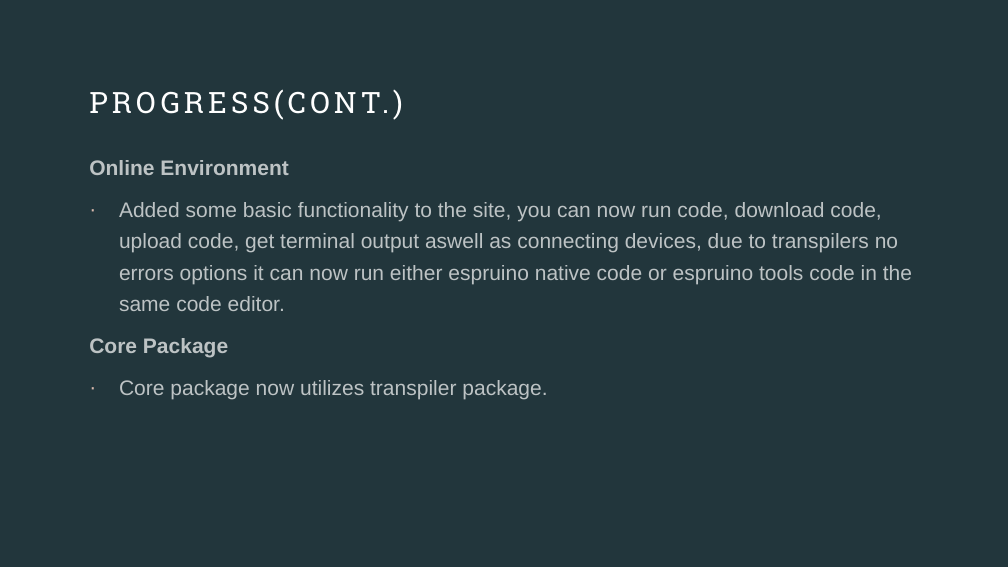
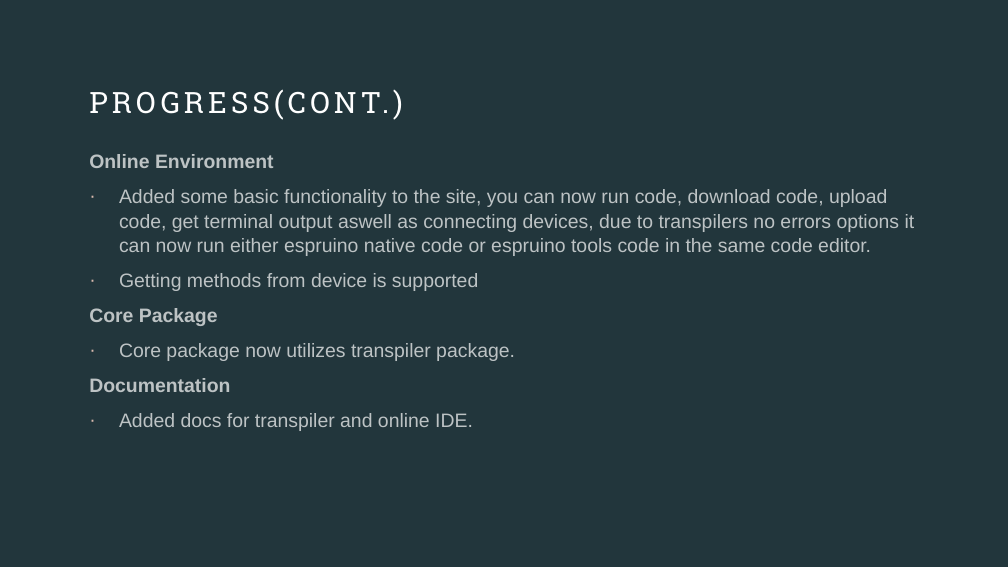
Before and after one commit to callummclu/dissertation, a slide deck: slide 3 of meetings/week 15/week15_presentation.pptx. Drawn at 1008x567 pixels with LibreOffice and Linux fonts; fonts in the diff are those of the drawing. Boxes give left, top, right and bottom in pixels: in the first picture for what was removed or moved away, otherwise in the second. Text is boxed around its words. In the diff, an @@ line names an element or a change of style, - is before the commit and + after.

```diff
--- a/meetings/week 15/week15_presentation.pptx
+++ b/meetings/week 15/week15_presentation.pptx
@@ text at [89, 154, 915, 361]: size 20 to 18.5 pt in "Online Environment", "Added some basic functionality to the site, ...", "Core Package", "Core package now utilizes transpiler package."; line spacing 1.25 to 1.05 @@
@@ text at [119, 273, 478, 291]: paragraph added @@
+· Getting methods from device is supported
@@ text at [89, 378, 473, 431]: paragraphs added @@
+Documentation
+· Added docs for transpiler and online IDE.
```
Also in this commit, not shown: 1 other slide changed, 2 slides added, 2 slides removed, 3 other files.
